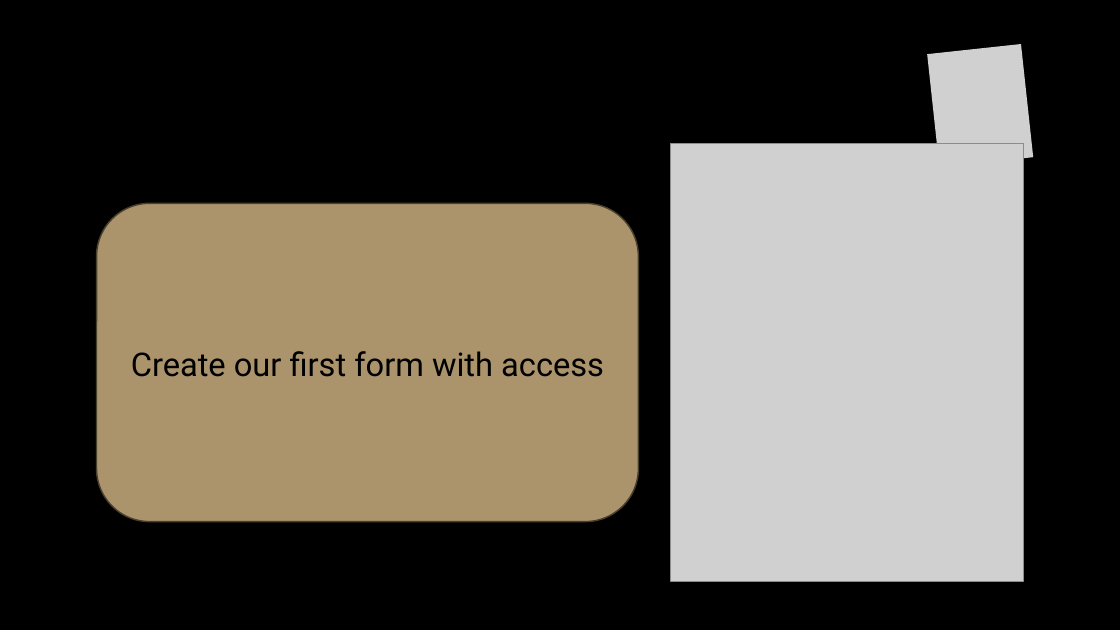
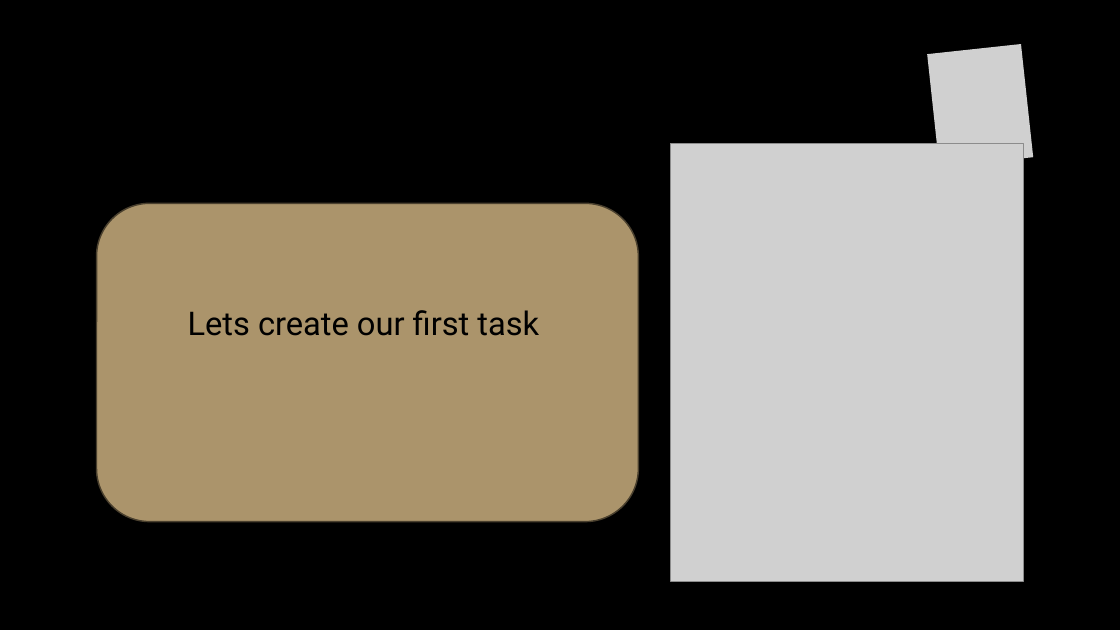
Before and after one commit to abubakr3800/session_presentation, a slide deck: slide 13 of Day 3/lets talk about real programming.pptx (slide 8 before the commit). Drawn at 1120x630 pixels with LibreOffice and Linux fonts; fonts in the diff are those of the drawing; grey boxes stand for pictures; background and template pictures are left out. Boxes give left, top, right and bottom in pixels: in the first picture for what was removed or moved away, otherwise in the second. Text is boxed around its words. In the diff, an @@ line names an element or a change of style, - is before the commit and + after.

```diff
--- a/Day 3/lets talk about real programming.pptx
+++ b/Day 3/lets talk about real programming.pptx
@@ text in rounded rectangle at (x1=188, y1=310, x2=539, y2=336): text changed @@
-Create our first form with access
+Lets create our first task
```
Also in this commit, not shown: 1 other slide changed, 5 slides added, 6 other files.
